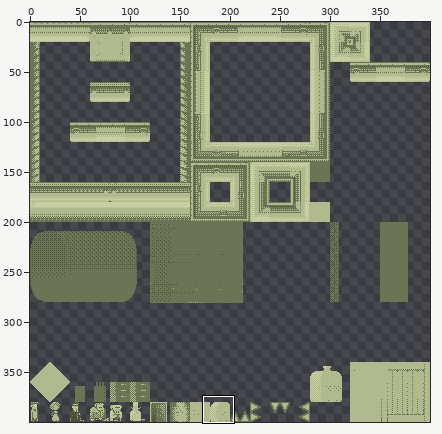
Two versions of one sprite sheet, SuperLemonadeFactory1989/SuperLemonadeFactory1989Content/Lemonade/tiles_factory.png. Above: a wide view before the commit, with the close-up outlined.
Close-up. As it was:
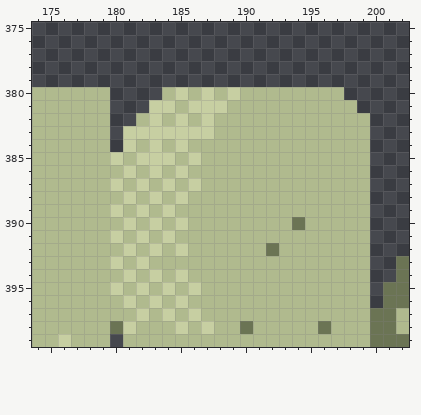
The file is 400x400 pixels. Pixels under 10% opacity are left out. Colours within 5 levels of each other are drawn and written as one. Shown: x 174..202, y 375..399.
Now the later version:
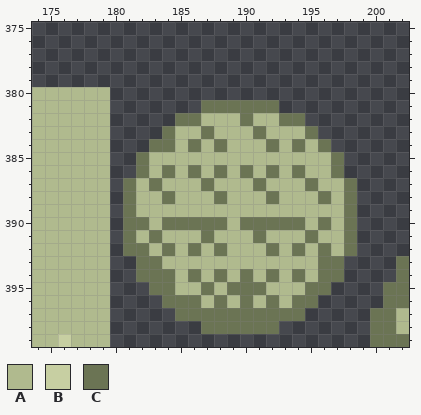
Palette (. is transparent): A #b0ba8e  B #c7cfa2  C #6b7454
Diff:
{"y":380,"x":184,"old":"ABABABAAAAAAAA","new":".............."}
{"y":381,"x":183,"old":"BBABBBAAAAAAAAAA","new":"....CCCCCC......"}
{"y":382,"x":182,"old":"ABABAB","new":"...CCA"}
{"y":382,"x":190,"old":"A","new":"C"}
{"y":382,"x":193,"old":"AAAAAAA","new":"CC....."}
{"y":383,"x":181,"old":"BBBBBBB","new":"...CAAC"}
{"y":383,"x":191,"old":"A","new":"C"}
{"y":383,"x":195,"old":"AAAAA","new":"C...."}
{"y":384,"x":181,"old":"BABABA","new":"..CCAC"}
{"y":384,"x":188,"old":"A","new":"C"}
{"y":384,"x":192,"old":"A","new":"C"}
{"y":384,"x":194,"old":"A","new":"C"}
{"y":384,"x":196,"old":"AAAA","new":"C..."}
{"y":385,"x":180,"old":"BABBB","new":"..CAA"}
{"y":385,"x":186,"old":"B","new":"A"}
{"y":385,"x":197,"old":"AAA","new":"C.."}
{"y":386,"x":180,"old":"ABABABA","new":"..CACAC"}
{"y":386,"x":188,"old":"A","new":"C"}
{"y":386,"x":190,"old":"A","new":"C"}
{"y":386,"x":192,"old":"A","new":"C"}
{"y":386,"x":194,"old":"A","new":"C"}
{"y":386,"x":197,"old":"AAA","new":"C.."}
{"y":387,"x":180,"old":"BABAB","new":".CACA"}
{"y":387,"x":186,"old":"BA","new":"AC"}
{"y":387,"x":191,"old":"A","new":"C"}
{"y":387,"x":195,"old":"A","new":"C"}
{"y":387,"x":198,"old":"AA","new":"C."}
{"y":388,"x":180,"old":"AB","new":".C"}
{"y":388,"x":183,"old":"BAB","new":"ACA"}
{"y":388,"x":188,"old":"A","new":"C"}
{"y":388,"x":192,"old":"A","new":"C"}
{"y":388,"x":196,"old":"A","new":"C"}
{"y":388,"x":198,"old":"AA","new":"C."}
{"y":389,"x":180,"old":"BAB","new":".CA"}
{"y":389,"x":184,"old":"B","new":"A"}
{"y":389,"x":198,"old":"AA","new":"C."}
{"y":390,"x":180,"old":"ABABABAAA","new":".CCACCCCC"}
{"y":390,"x":190,"old":"AAAA","new":"CCCC"}
{"y":390,"x":196,"old":"A","new":"C"}
{"y":390,"x":198,"old":"AA","new":"C."}
{"y":391,"x":180,"old":"BABAB","new":".CACA"}
{"y":391,"x":187,"old":"A","new":"C"}
{"y":391,"x":191,"old":"A","new":"C"}
{"y":391,"x":195,"old":"A","new":"C"}
{"y":391,"x":198,"old":"AA","new":"C."}
{"y":392,"x":180,"old":"ABABABA","new":".CCACAC"}
{"y":392,"x":188,"old":"A","new":"C"}
{"y":392,"x":194,"old":"A","new":"C"}
{"y":392,"x":196,"old":"A","new":"C"}
{"y":392,"x":198,"old":"AA","new":"C."}
{"y":393,"x":180,"old":"BABA","new":"..CC"}
{"y":393,"x":196,"old":"AAAA","new":"CC.."}
{"y":394,"x":180,"old":"ABABABA","new":"..CCCAC"}
{"y":394,"x":188,"old":"A","new":"C"}
{"y":394,"x":190,"old":"A","new":"C"}
{"y":394,"x":192,"old":"A","new":"C"}
{"y":394,"x":194,"old":"A","new":"C"}
{"y":394,"x":196,"old":"AAAA","new":"CC.."}
{"y":395,"x":180,"old":"BABAB","new":"...CC"}
{"y":395,"x":186,"old":"BA","new":"AC"}
{"y":395,"x":189,"old":"AAA","new":"CCC"}
{"y":395,"x":195,"old":"AAAAA","new":"CC..."}
{"y":396,"x":180,"old":"ABABABA","new":"....CCC"}
{"y":396,"x":188,"old":"A","new":"C"}
{"y":396,"x":190,"old":"A","new":"C"}
{"y":396,"x":192,"old":"A","new":"C"}
{"y":396,"x":194,"old":"AAAAAA","new":"CC...."}
{"y":397,"x":180,"old":"AABABABAAAAAAAAAAAAA","new":".....CCCCCCCCCC....."}
{"y":398,"x":180,"old":"CBAAABABAA","new":".......CCC"}
{"y":398,"x":191,"old":"AAAAACAAA","new":"CC......."}
{"y":399,"x":181,"old":"AAAAAAAAAAAAAAAAAAA","new":"..................."}
